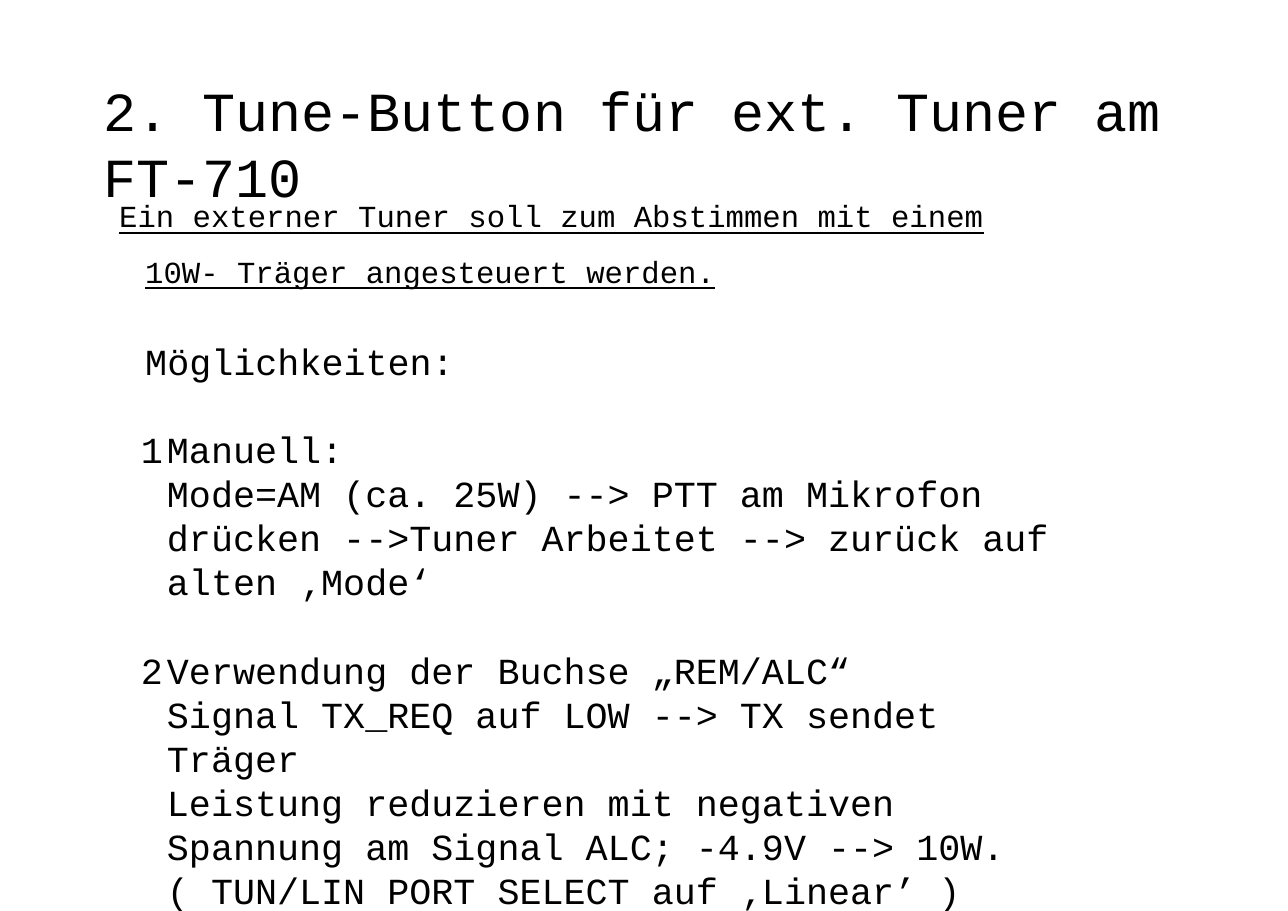
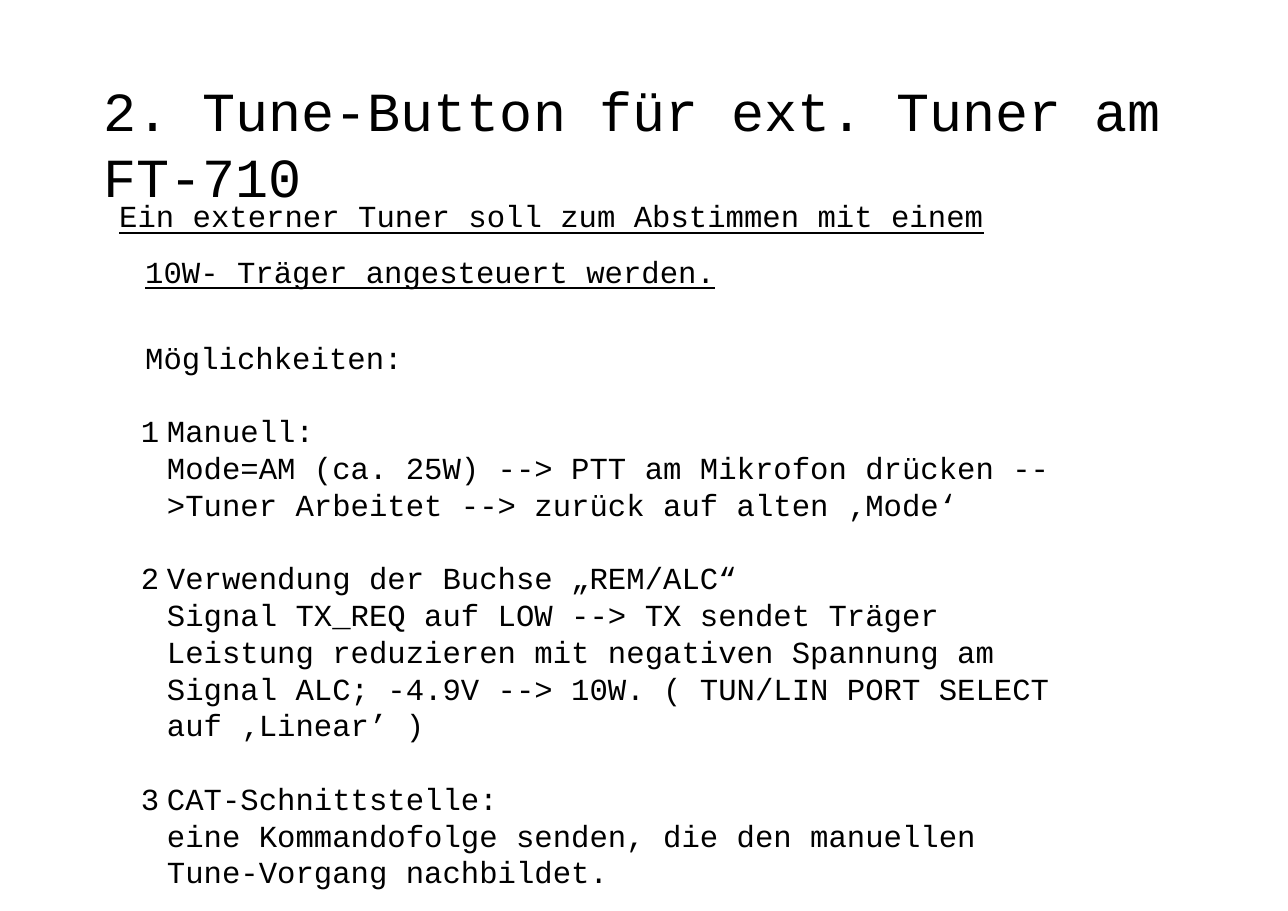
Before and after one commit to dk2jk/CAT--Control, a slide deck: slide 12 of Beispiele-CAT-Steuerung.odp. Drawn at 1288x911 pixels with LibreOffice and Linux fonts; fonts in the diff are those of the drawing; background and template pictures are left out. Boxes give left, top, right and bottom in pixels: in the first picture for what was removed or moved away, otherwise in the second. Text is boxed around its words. In the diff, an @@ line names an element or a change of style, - is before the commit and + after.

```diff
--- a/Beispiele-CAT-Steuerung.odp
+++ b/Beispiele-CAT-Steuerung.odp
@@ text at box(145, 347, 1049, 890): size 24 to 20 pt in "Möglichkeiten:", "Manuell: Mode=AM (ca. 25W) --> PTT am ...", "Verwendung der Buchse „REM/ALC“ Signal TX_REQ auf ...", "CAT-Schnittstelle: eine Kommandofolge senden, die den manuel ..." @@
```
Also in this commit, not shown: 1 other slide changed, 2 other files.
